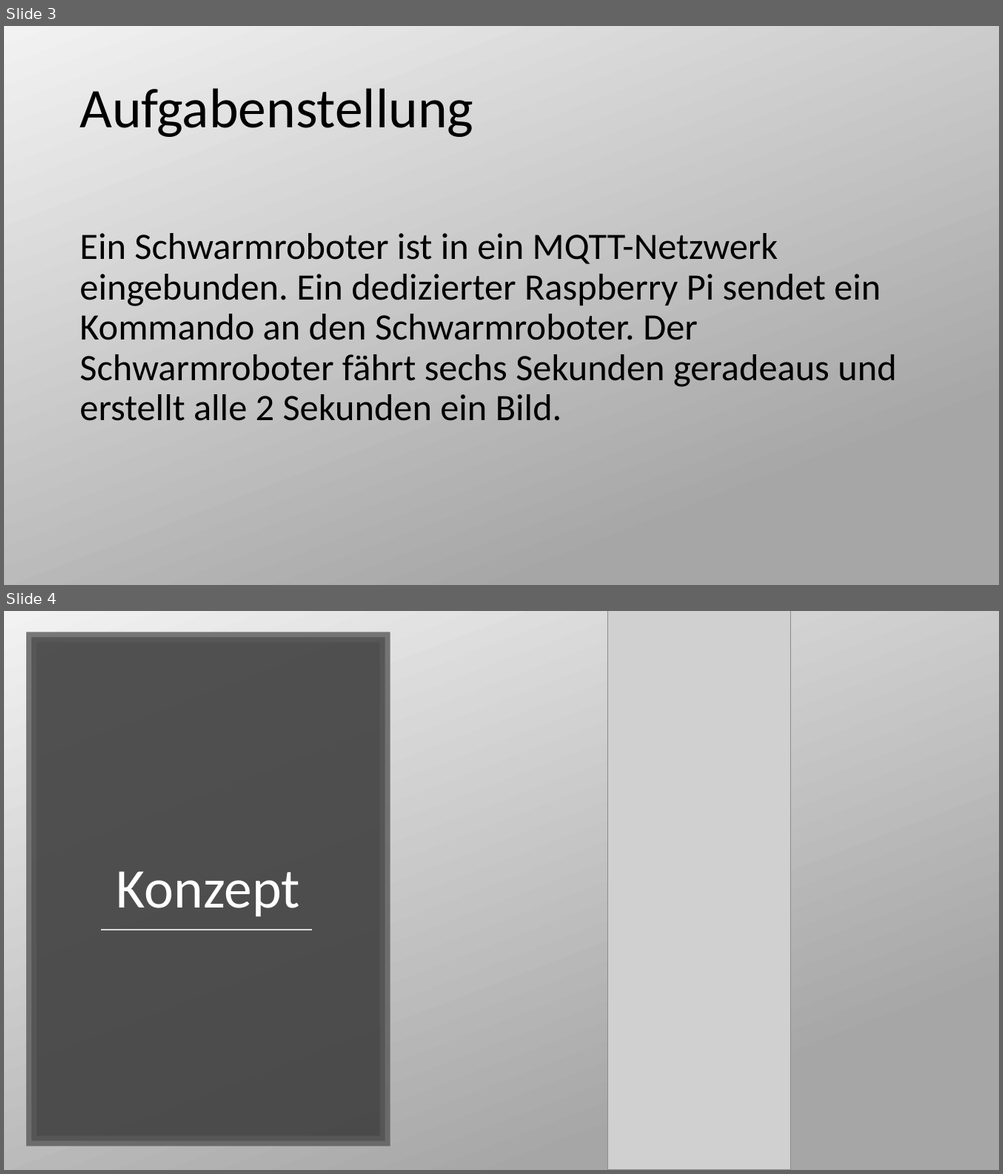
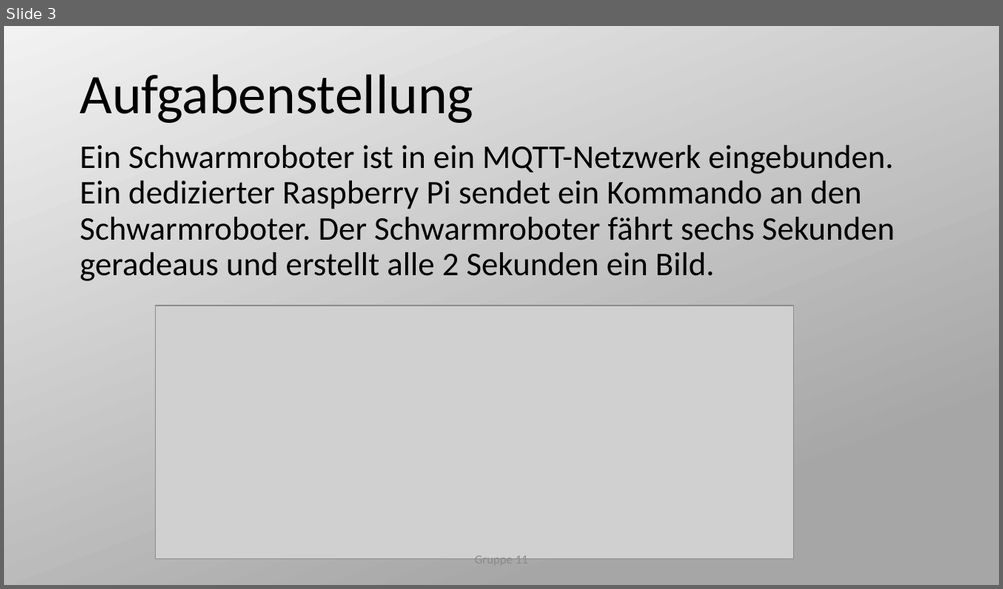
Before and after one commit to GretaThunbergUltras/Aufgabe-11, a slide deck: PräsentationNr1.pptx. Shown one above the other, each under a label of ours: slides 3 and 4 before the commit, slide 3 after it. The pictures are 1003x1174 and 1003x589 pixels, drawn with LibreOffice and Linux fonts; fonts in the diff are those of the drawing; grey boxes stand for pictures. Boxes give left, top, right and bottom in pixels: in the first picture for what was removed or moved away, otherwise in the second. Text is boxed around its words. In the diff, an @@ line names an element or a change of style, - is before the commit and + after.

```diff
--- a/PräsentationNr1.pptx
+++ b/PräsentationNr1.pptx
@@ slide 4 removed at bbox=[4, 611, 999, 1170], background gradient #F2F2F2 to #A6A6A6 @@
@@ picture removed at bbox=[608, 611, 791, 1170] @@
@@ rectangle removed at bbox=[31, 637, 385, 1142] @@
@@ title removed at bbox=[116, 871, 300, 917] @@
-Konzept
@@ line removed from (101, 931) to (312, 931) @@
@@ slide 3 changed as well @@
@@ title "Aufgabenstellung": place and size @@
-title "Aufgabenstellung" at bbox=[79, 88, 473, 137]
+title "Aufgabenstellung" at bbox=[79, 74, 473, 123]
@@ text "Ein Schwarmroboter ist in ein ...": place and size @@
-text "Ein Schwarmroboter ist in ein ..." at bbox=[79, 233, 896, 421]
+text "Ein Schwarmroboter ist in ein ..." at bbox=[79, 145, 894, 281]
@@ text "Ein Schwarmroboter ist in ein ..." at bbox=[79, 145, 894, 281]: size 36 to 32 pt @@
@@ picture added at bbox=[156, 306, 794, 560] @@
@@ text added at bbox=[475, 553, 528, 568], 12 pt, text #8C8C8C @@
+Gruppe 11
```
Also in this commit, not shown: 4 other slides changed, 1 slide added, 1 other file.
